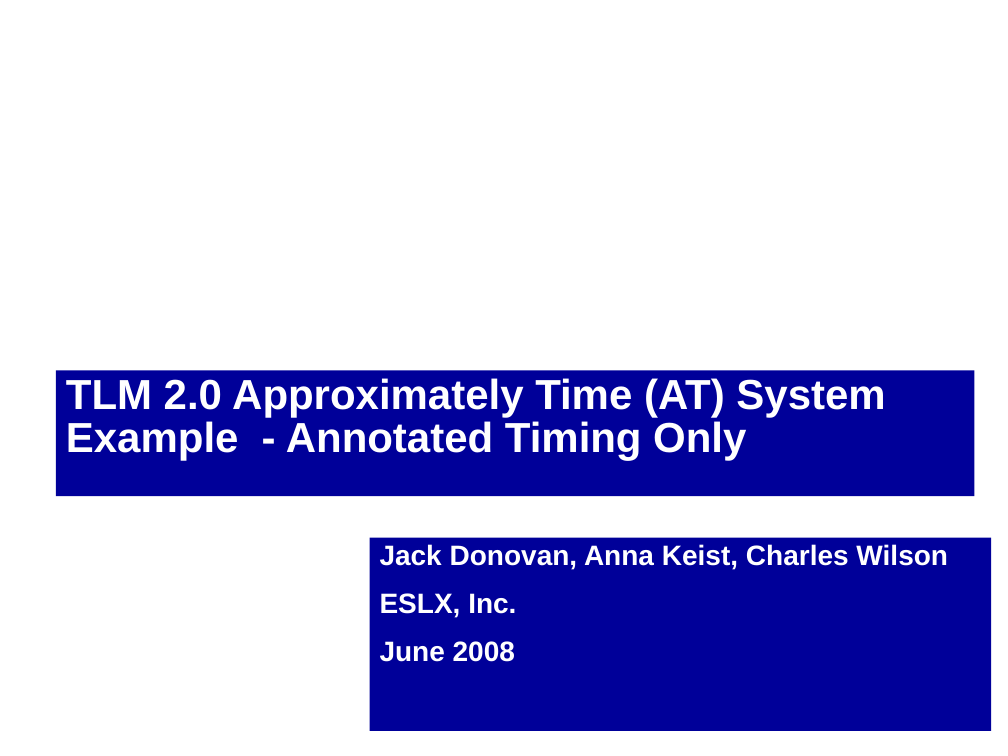
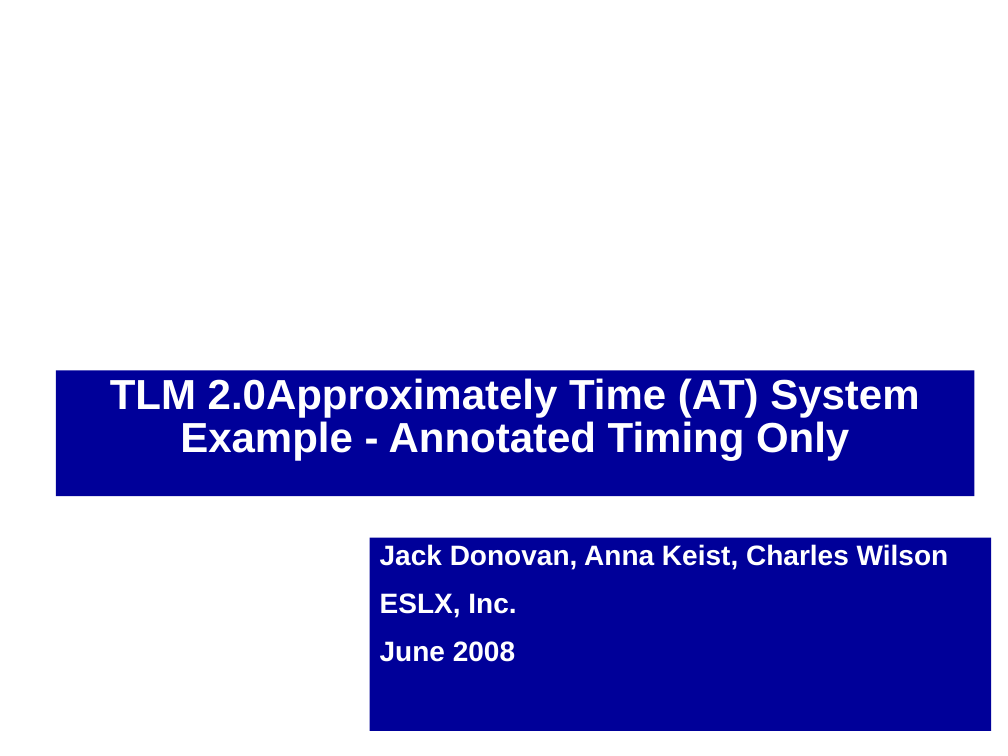
Before and after one commit to accellera-official/systemc, a slide deck: slide 1 of examples/tlm/at_1_phase/docs/at_1_phase_example_system.ppt. Drawn at 1008x756 pixels with LibreOffice and Linux fonts; fonts in the diff are those of the drawing; background and template pictures are left out. Boxes give left, top, right and bottom in pixels: in the first picture for what was removed or moved away, otherwise in the second. Text is boxed around its words. In the diff, an @@ line names an element or a change of style, - is before the commit and + after.

Commit message:
- updated at_1_phase_example_system.ppt

```diff
--- a/examples/tlm/at_1_phase/docs/at_1_phase_example_system.ppt
+++ b/examples/tlm/at_1_phase/docs/at_1_phase_example_system.ppt
@@ title at (x1=110, y1=378, x2=919, y2=460): text changed @@
-TLM 2.0 Approximately Time (AT) System Example - Annotated Timing Only
+TLM 2.0Approximately Time (AT) System Example - Annotated Timing Only
```
Also in this commit, not shown: 7 other slides changed, 5 other files.
